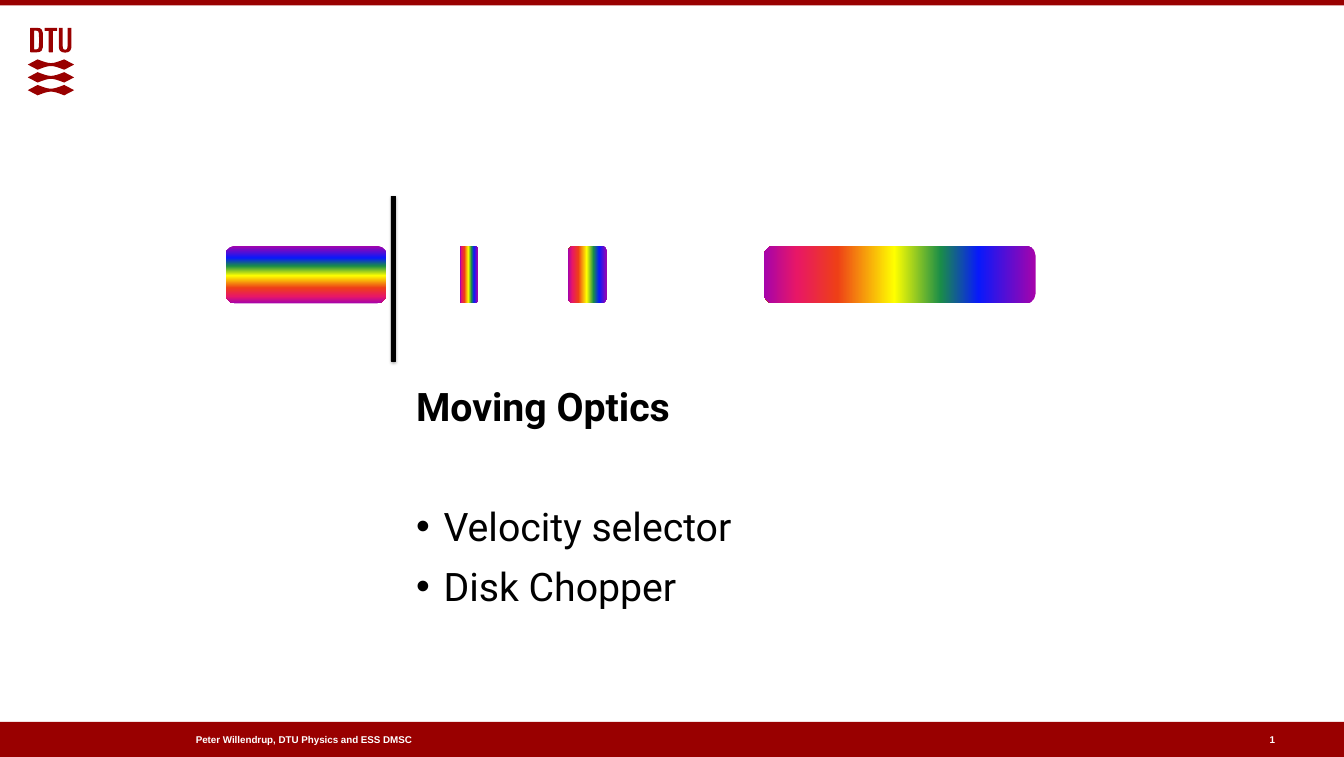
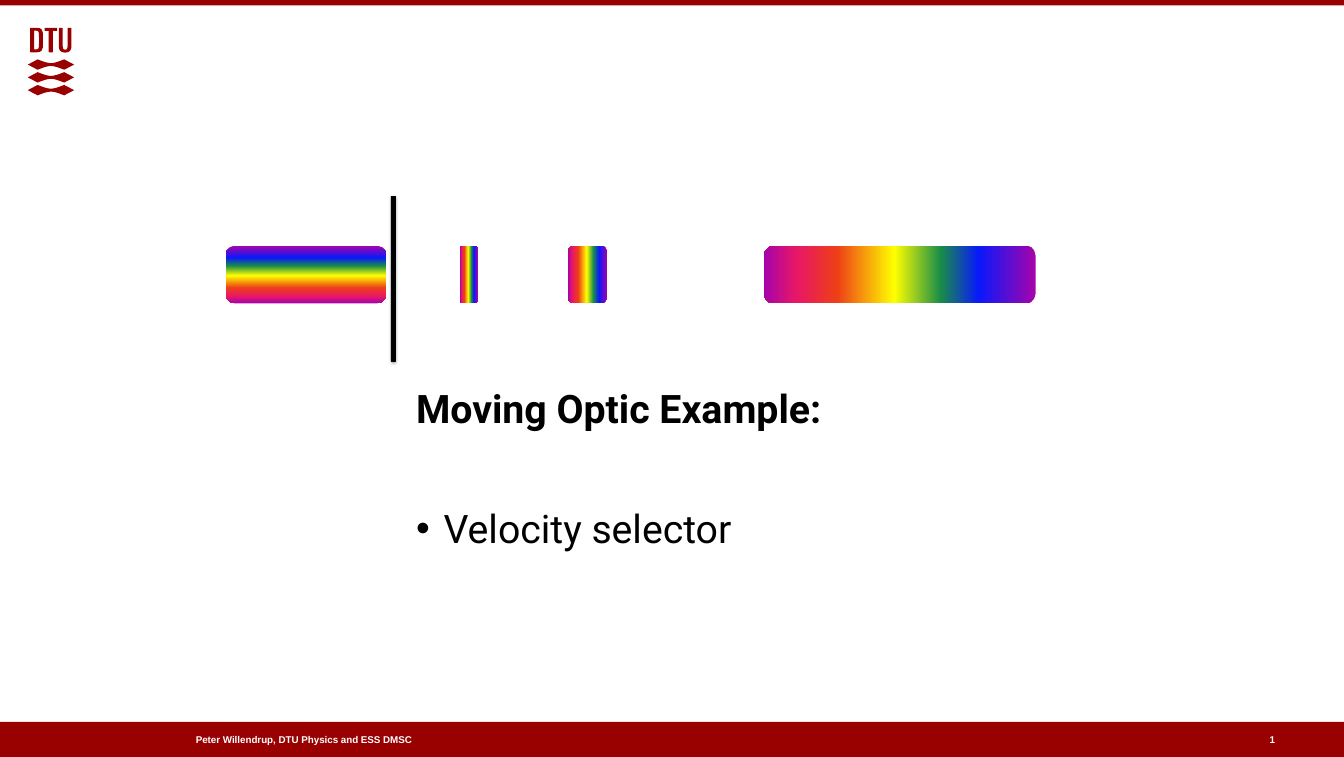
Before and after one commit to McStasMcXtrace/Schools, a slide deck: slide 1 of 2024/NECSA_October_2024/01_Monday_October_7th/04_Neutron_optics_exercises/Choppers_and_other_rotating_optics.pptx. Drawn at 1344x757 pixels with LibreOffice and Linux fonts; fonts in the diff are those of the drawing; background and template pictures are left out. Boxes give left, top, right and bottom in pixels: in the first picture for what was removed or moved away, otherwise in the second. Text is boxed around its words. In the diff, an @@ line names an element or a change of style, - is before the commit and + after.

```diff
--- a/2024/NECSA_October_2024/01_Monday_October_7th/04_Neutron_optics_exercises/Choppers_and_other_rotating_optics.pptx
+++ b/2024/NECSA_October_2024/01_Monday_October_7th/04_Neutron_optics_exercises/Choppers_and_other_rotating_optics.pptx
@@ text at [416,393,821,431]: text changed @@
-Moving Optics
+Moving Optic Example:
@@ text at [444,571,677,609]: paragraph removed @@
-• Disk Chopper
```
Also in this commit, not shown: 4 slides removed, 2 other files.
